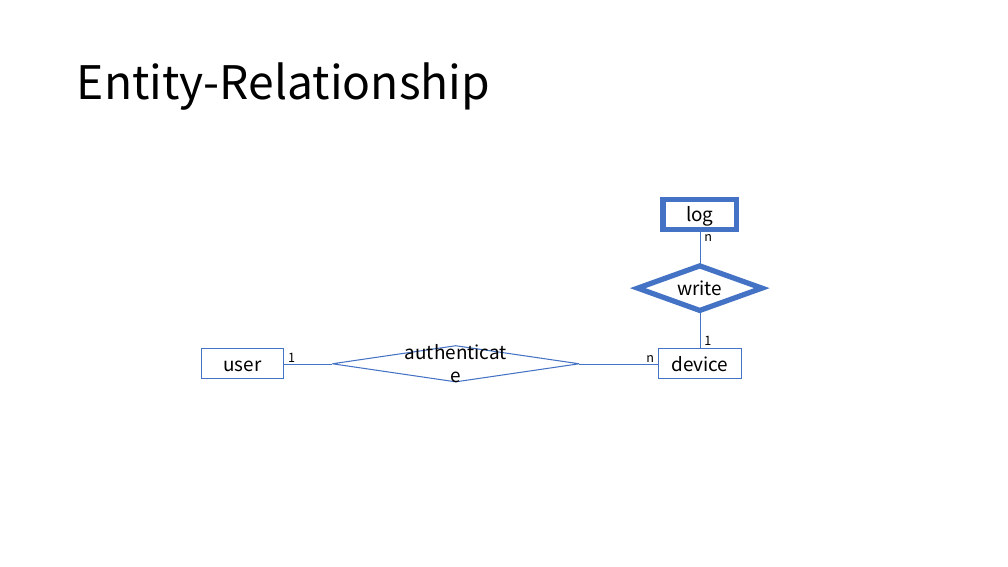
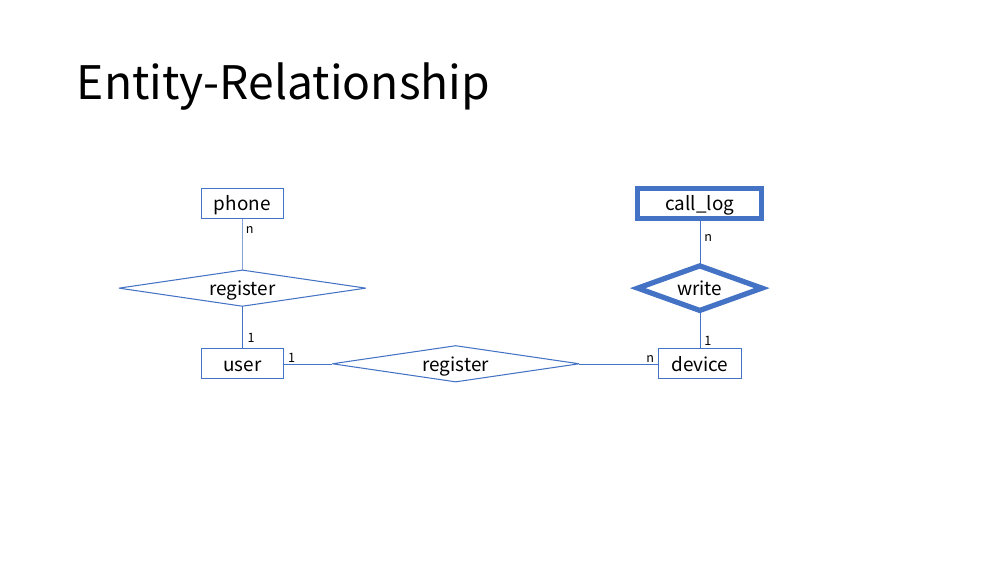
Before and after one commit to sjy286/raspberry_server, a slide deck: slide 3 of Rasp_data.pptx. Drawn at 1008x567 pixels with LibreOffice and Linux fonts; fonts in the diff are those of the drawing. Boxes give left, top, right and bottom in pixels: in the first picture for what was removed or moved away, otherwise in the second. Text is boxed around its words. In the diff, an @@ line names an element or a change of style, - is before the commit and + after.

```diff
--- a/Rasp_data.pptx
+++ b/Rasp_data.pptx
@@ rectangle added at (201, 188, 284, 218), fill #FFFFFF, outline #4472C4 1 pt, 18 pt, text #000000 @@
+phone
@@ rectangle "call_log": place and size @@
-rectangle "call_log" at (663, 200, 737, 229)
+rectangle "call_log" at (638, 188, 762, 218)
@@ text in rectangle at (665, 195, 734, 215): text changed @@
-log
+call_log
@@ line added from (243, 219) to (243, 270), #4472C4 0.5 pt @@
@@ text added at (246, 226, 254, 233), 12 pt, text #000000 @@
+n
@@ line moved from (700, 229) - (700, 266) to (700, 219) - (700, 266) @@
@@ diamond added at (119, 270, 365, 306), fill #FFFFFF, outline #4472C4 1 pt, 18 pt, text #000000 @@
+register
@@ line added from (243, 306) to (243, 349), #4472C4 0.5 pt @@
@@ text added at (248, 332, 255, 342), 12 pt, text #000000 @@
+1
@@ text in diamond at (423, 356, 489, 376): text changed @@
-authenticate
+register
```
Also in this commit, not shown: 9 other slides changed, 1 slide added.
